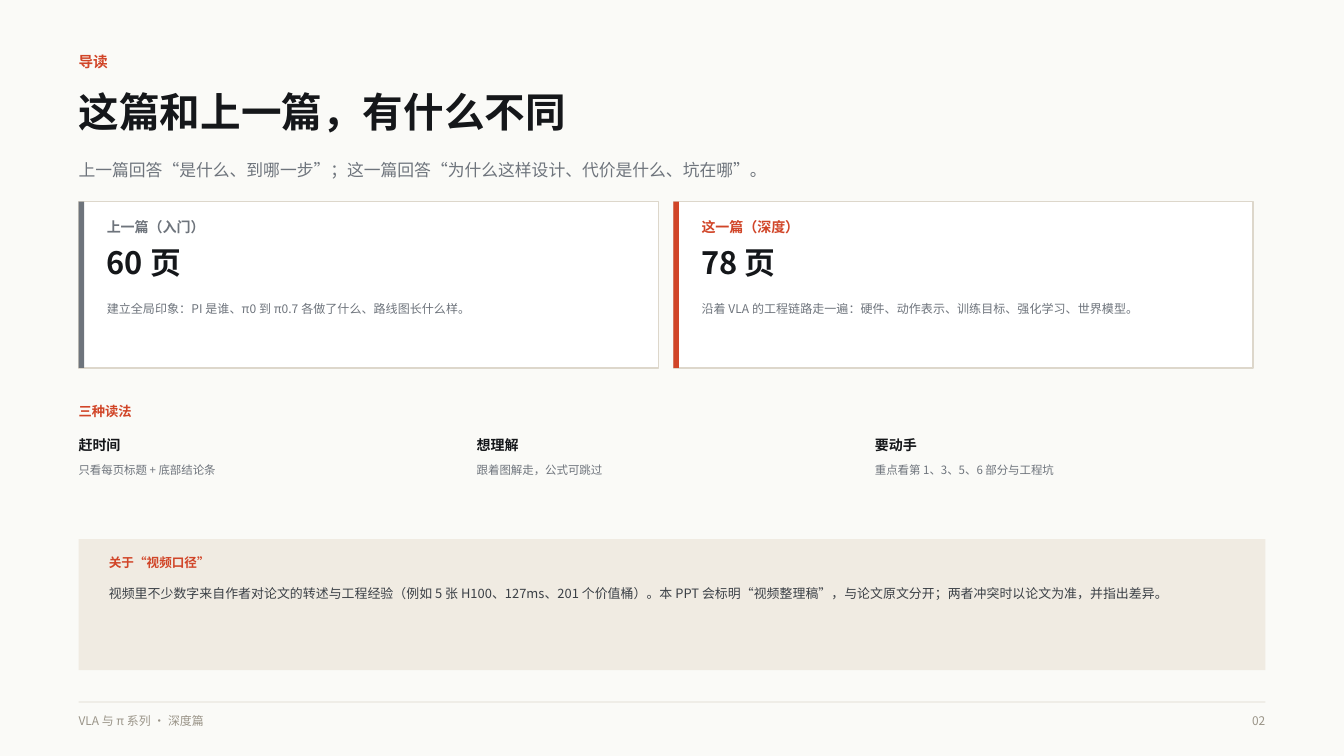
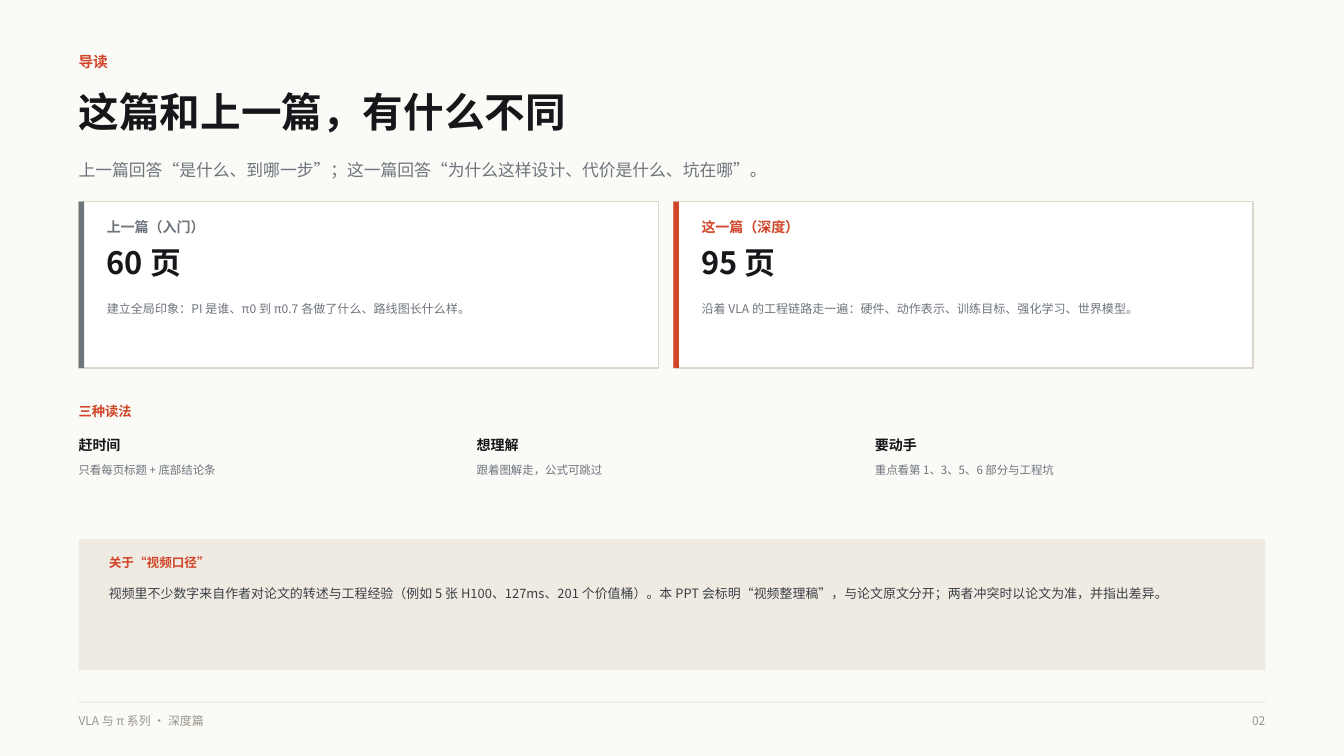
Before and after one commit to binbinao/ai-ppt-hub, a slide deck: slide 2 of decks/vla-pi-deep-dive/VLA与pi系列模型深度解析.pptx. Drawn at 1344x756 pixels with LibreOffice and Linux fonts; fonts in the diff are those of the drawing. Boxes give left, top, right and bottom in pixels: in the first picture for what was removed or moved away, otherwise in the second. Text is boxed around its words. In the diff, an @@ line names an element or a change of style, - is before the commit and + after.

```diff
--- a/decks/vla-pi-deep-dive/VLA与pi系列模型深度解析.pptx
+++ b/decks/vla-pi-deep-dive/VLA与pi系列模型深度解析.pptx
@@ text at [702,249,776,277]: text changed @@
-78 页
+95 页
```
Also in this commit, not shown: 68 other slides changed, 17 slides added, 4 other files.
